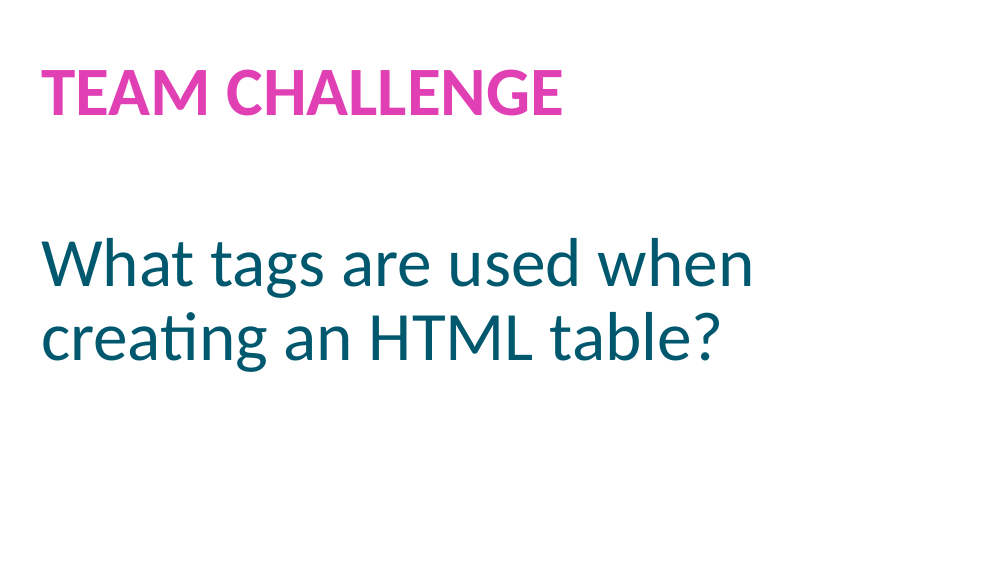
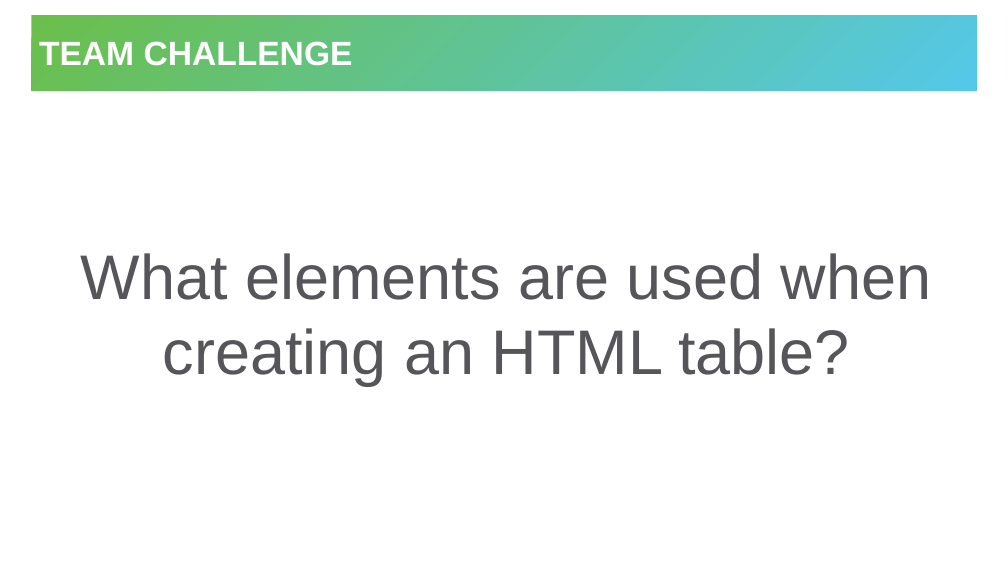
Before and after one commit to hytechclub/web-101, a slide deck: slide 5 of Week10/ReviewGame.pptx. Drawn at 1008x567 pixels with LibreOffice and Linux fonts; fonts in the diff are those of the drawing; background and template pictures are left out. Boxes give left, top, right and bottom in pixels: in the first picture for what was removed or moved away, otherwise in the second. Text is boxed around its words. In the diff, an @@ line names an element or a change of style, - is before the commit and + after.

```diff
--- a/Week10/ReviewGame.pptx
+++ b/Week10/ReviewGame.pptx
@@ title added at <box>32,15,977,91</box>, fill gradient #6ABF4B to #54C8E8, 32 pt, text #FFFFFF, bold @@
+TEAM CHALLENGE
@@ text "What elements are used when ..." at <box>81,253,932,386</box>: vertical alignment top to middle @@
@@ text at <box>81,253,932,386</box>: text changed; size 66 to 60 pt; font Calibri to Arial; text colour #00586E to #56565A @@
-TEAM CHALLENGE
-What tags are used when creating an HTML table?
+What elements are used when creating an HTML table?
```
Also in this commit, not shown: 21 other slides changed.
